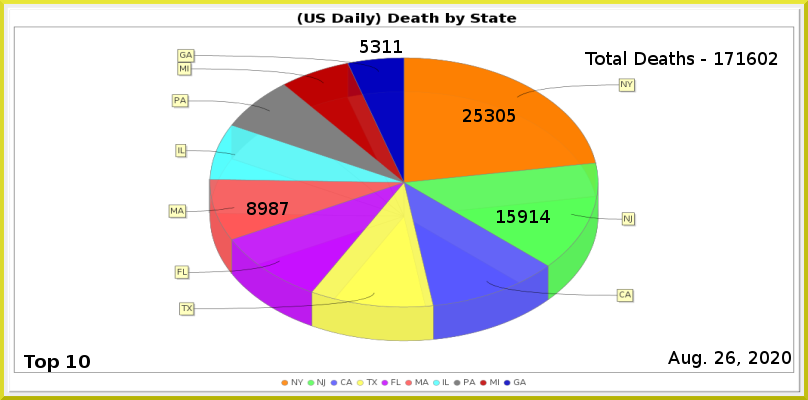
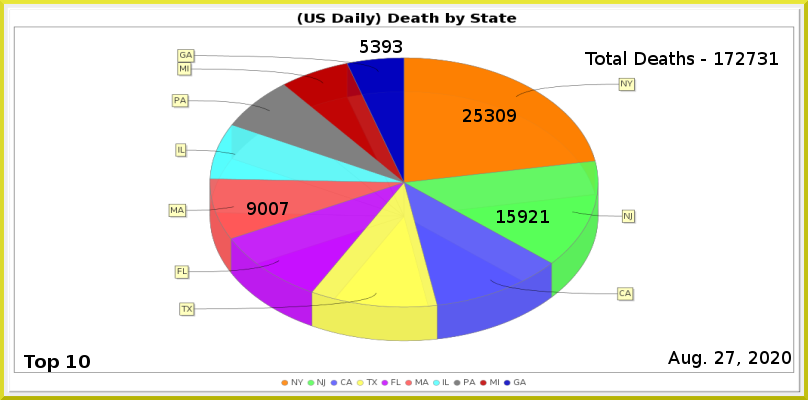
Layers edited between the first and the second w=808, h=400 image:
painted on "Least" over box(382, 40, 402, 53)
painted on "MA" over box(247, 202, 278, 215)
painted on "NJ" over box(529, 210, 550, 223)
painted on "NY" over box(507, 109, 516, 122)
renamed "Total Deaths - 171602" to "Total Deaths - 172731", painted on it over box(736, 52, 778, 65)
painted on "Current Date" over box(726, 351, 735, 364)
painted on "Death_by_State.png" over box(168, 48, 637, 342)
